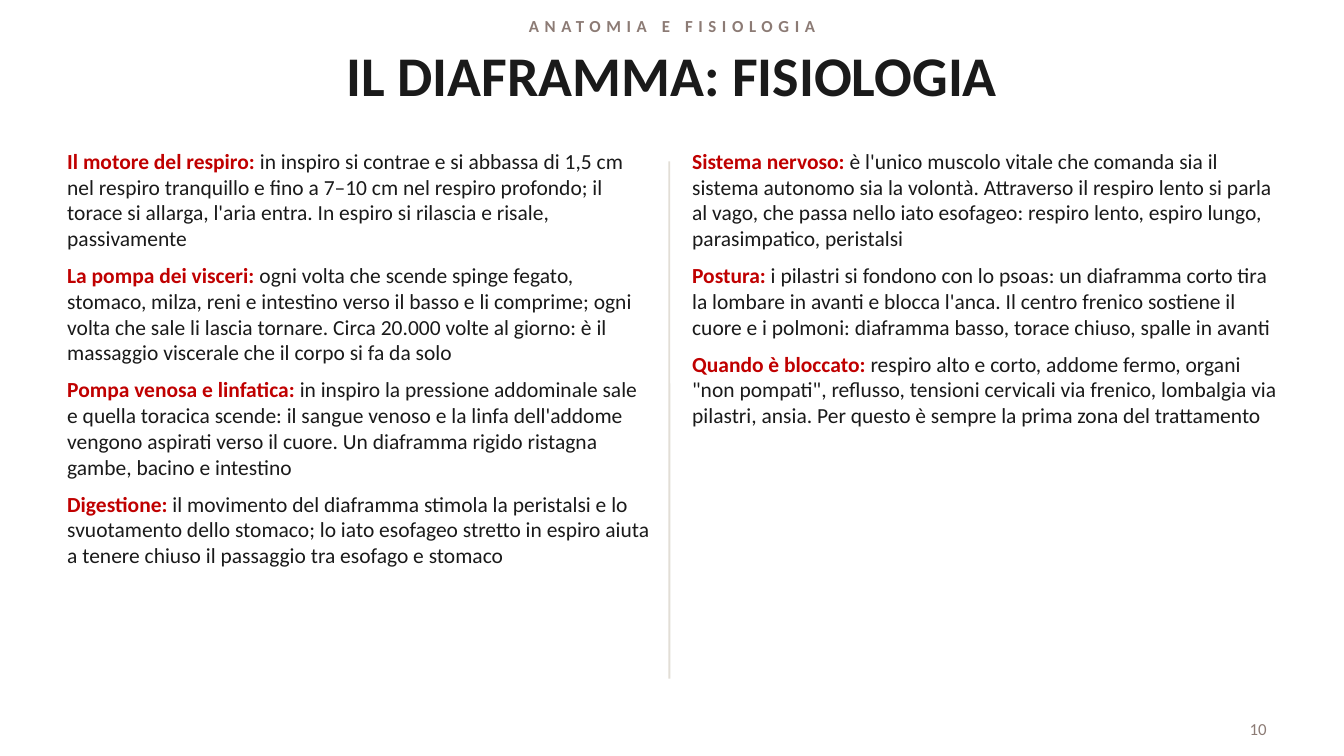
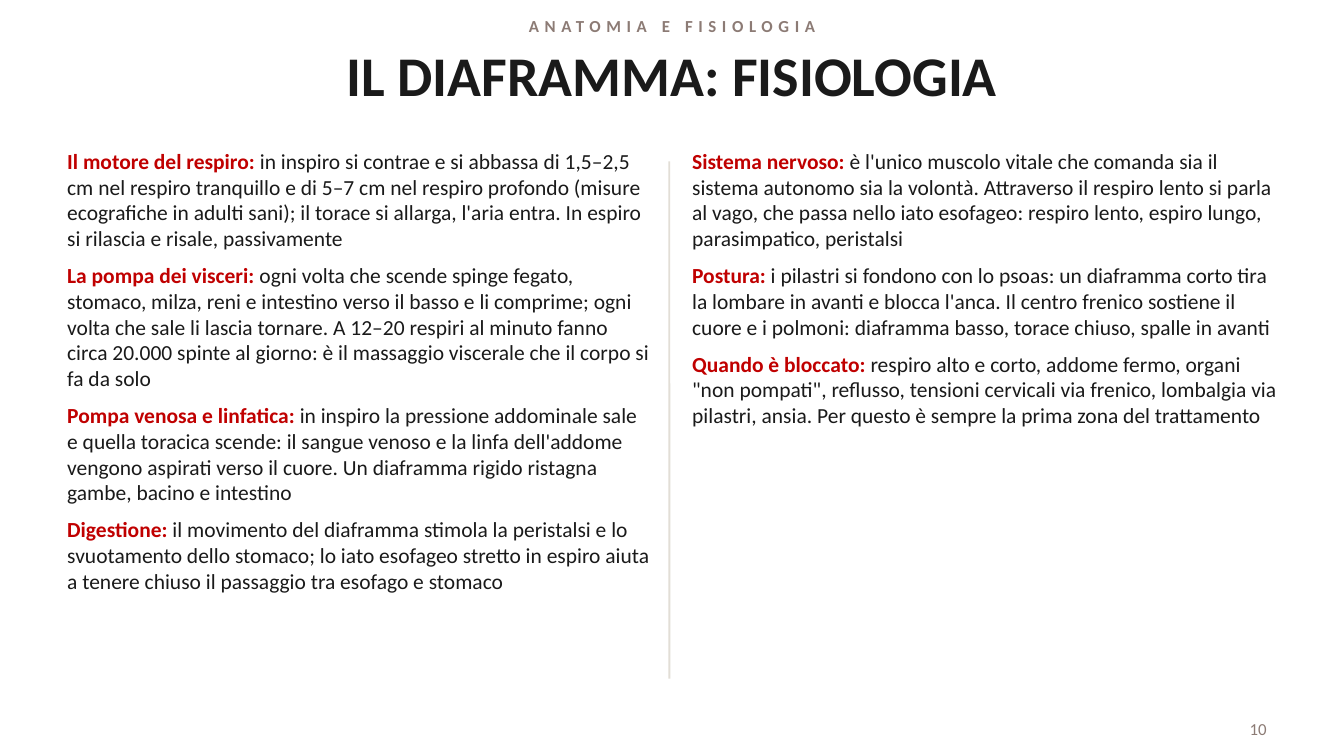
Before and after one commit to davidemcb/kinesiologia-studio, a slide deck: slide 10 of formazione/dispense/viscerale-2-livello.pptx. Drawn at 1344x756 pixels with LibreOffice and Linux fonts; fonts in the diff are those of the drawing. Boxes give left, top, right and bottom in pixels: in the first picture for what was removed or moved away, otherwise in the second. Text is boxed around its words. In the diff, an @@ line names an element or a change of style, - is before the commit and + after.

```diff
--- a/formazione/dispense/viscerale-2-livello.pptx
+++ b/formazione/dispense/viscerale-2-livello.pptx
@@ text at [67,154,648,386]: text changed @@
-• Il motore del respiro: in inspiro si contrae e si abbassa di 1,5 cm nel respiro tranquillo e fino a 7–10 cm nel respiro profondo; il torace si allarga, l'aria entra. In espiro si rilascia e risale, passivamente
-• La pompa dei visceri: ogni volta che scende spinge fegato, stomaco, milza, reni e intestino verso il basso e li comprime; ogni volta che sale li lascia tornare. Circa 20.000 volte al giorno: è il massaggio viscerale che il corpo si fa da solo
+• Il motore del respiro: in inspiro si contrae e si abbassa di 1,5–2,5 cm nel respiro tranquillo e di 5–7 cm nel respiro profondo (misure ecografiche in adulti sani); il torace si allarga, l'aria entra. In espiro si rilascia e risale, passivamente
+• La pompa dei visceri: ogni volta che scende spinge fegato, stomaco, milza, reni e intestino verso il basso e li comprime; ogni volta che sale li lascia tornare. A 12–20 respiri al minuto fanno circa 20.000 spinte al giorno: è il massaggio viscerale che il corpo si fa da solo
```
Also in this commit, not shown: 1 other slide changed.
